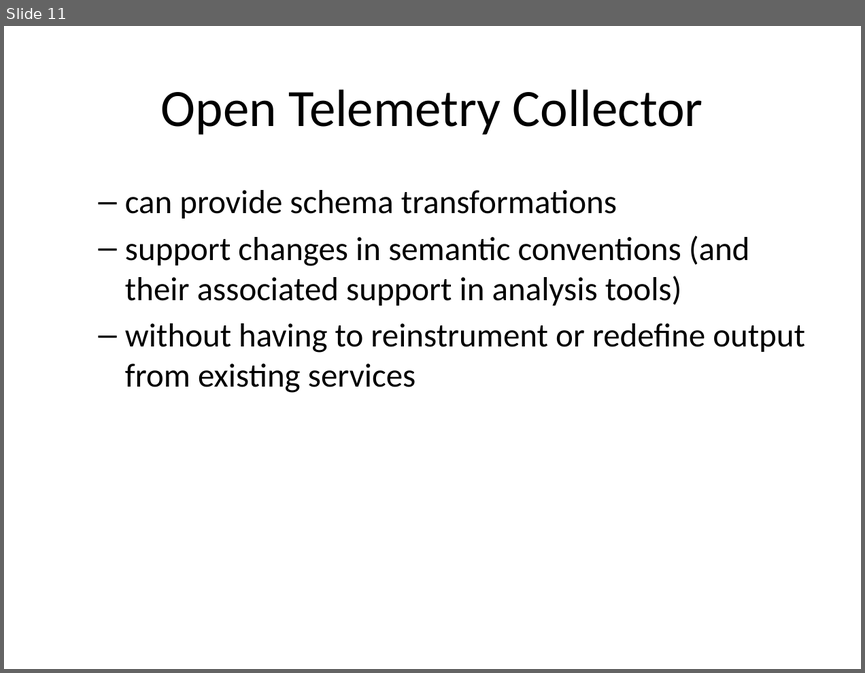
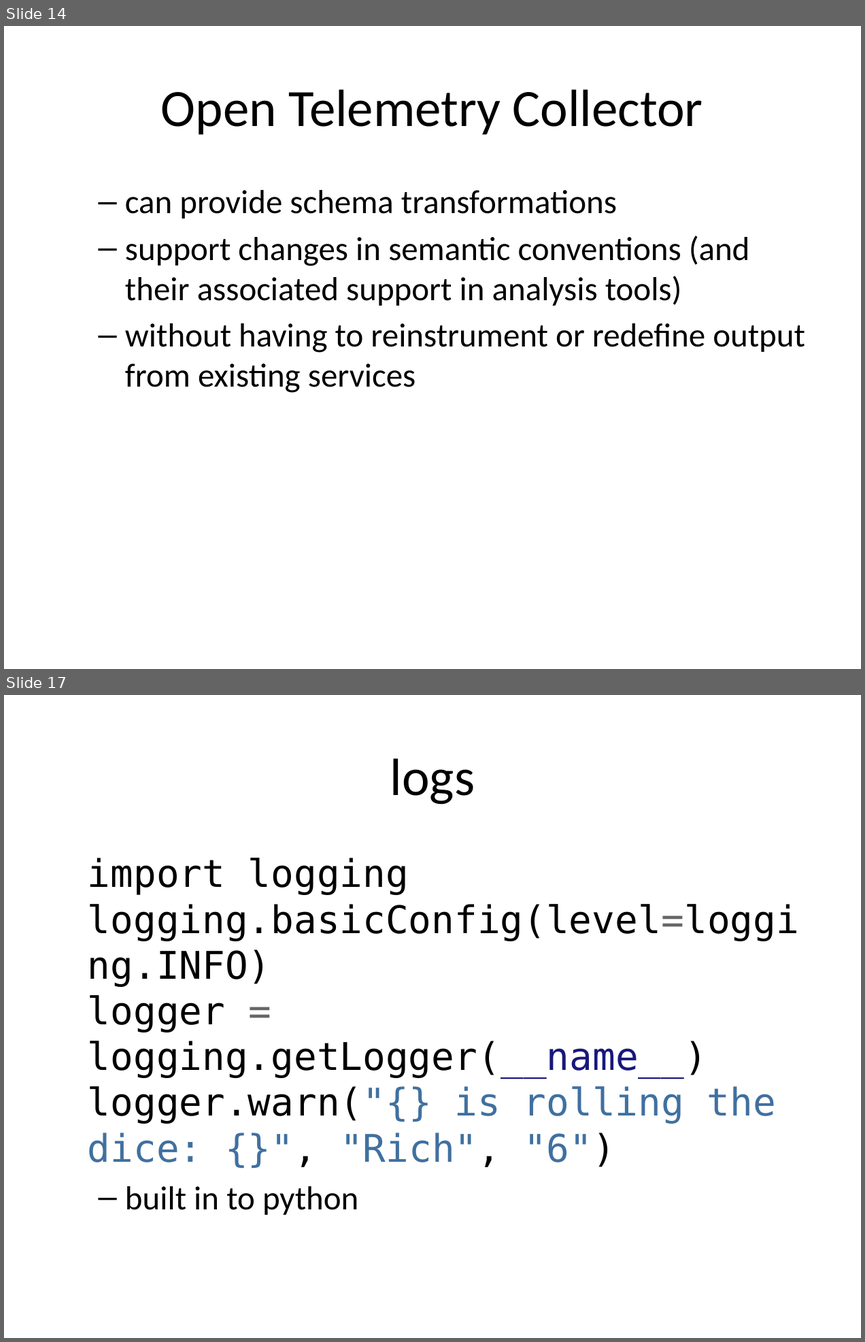
Before and after one commit to rhildred/INFO8985, a slide deck: monolith_instrumenting/slides.pptx. Shown one above the other, each under a label of ours: slide 11 before the commit, slides 14 and 17 after it; the slides between them are not shown. The pictures are 865x673 and 865x1342 pixels, drawn with LibreOffice and Linux fonts; fonts in the diff are those of the drawing. Boxes give left, top, right and bottom in pixels: in the first picture for what was removed or moved away, otherwise in the second. Text is boxed around its words. In the diff, an @@ line names an element or a change of style, - is before the commit and + after.

```diff
--- a/monolith_instrumenting/slides.pptx
+++ b/monolith_instrumenting/slides.pptx
@@ slide 17 added at (x1=4, y1=695, x2=861, y2=1338), background #FFFFFF @@
@@ title added at (x1=390, y1=758, x2=475, y2=804), 44 pt, text #000000 @@
+logs
@@ text added at (x1=88, y1=858, x2=799, y2=1215), 32 pt, text #000000 @@
+import logging
+logging.basicConfig(level=logging.INFO)
+logger = logging.getLogger(__name__)
+logger.warn("{} is rolling the dice: {}", "Rich", "6")
+  – built in to python
@@ what was slide 11 is now slide 14 @@
```
Also in this commit, not shown: 1 slide changed, 11 other slides added, 13 other files.
